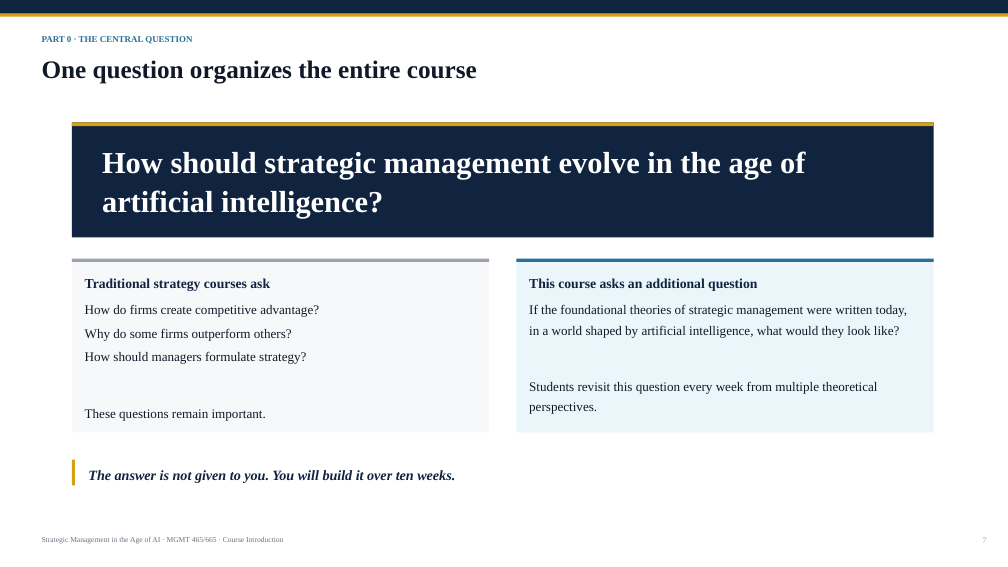
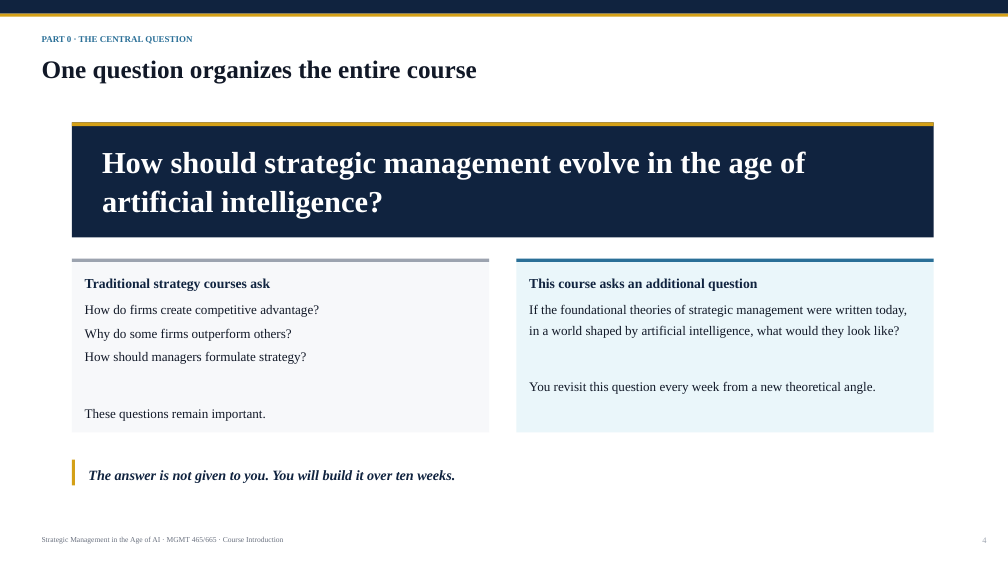
Before and after one commit to omarRmalik/strategic_management_in_the_age_of_ai, a slide deck: slide 4 of slides/Course_Introduction_Parts_0-4.pptx (slide 7 before the commit). Drawn at 1008x567 pixels with LibreOffice and Linux fonts; fonts in the diff are those of the drawing. Boxes give left, top, right and bottom in pixels: in the first picture for what was removed or moved away, otherwise in the second. Text is boxed around its words. In the diff, an @@ line names an element or a change of style, - is before the commit and + after.

```diff
--- a/slides/Course_Introduction_Parts_0-4.pptx
+++ b/slides/Course_Introduction_Parts_0-4.pptx
@@ text at (529, 381, 876, 394): text changed @@
-Students revisit this question every week from multiple theoretical perspectives.
+You revisit this question every week from a new theoretical angle.
```
Also in this commit, not shown: 16 other slides changed, 2 slides added, 31 slides removed.
